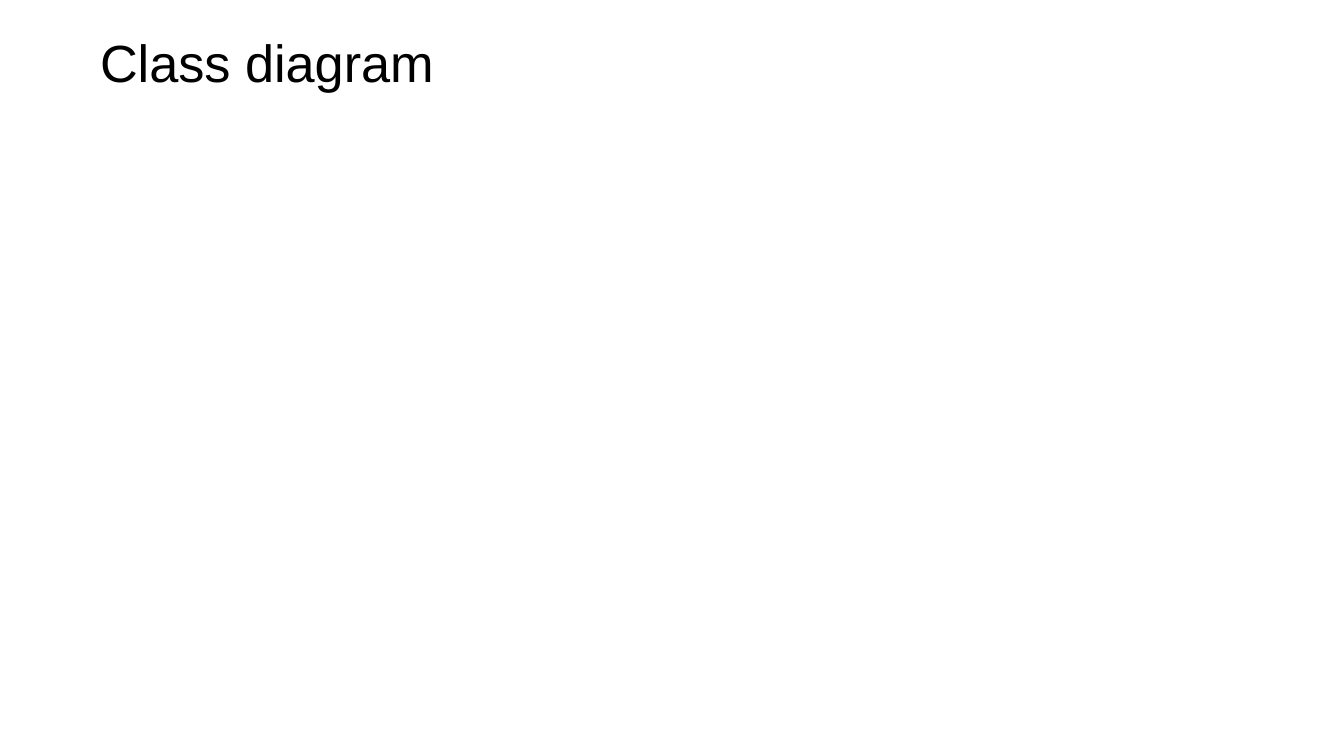
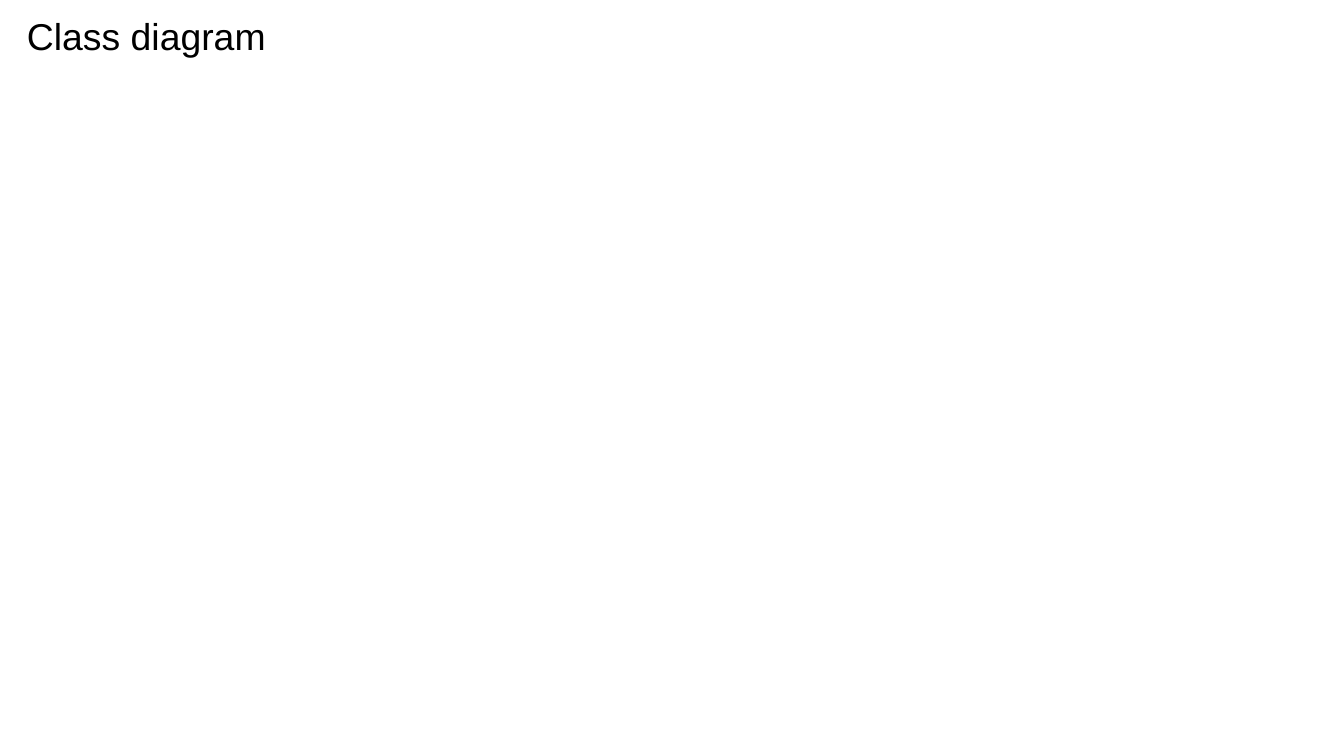
Before and after one commit to tushig11/Auction-Framework, a slide deck: slide 5 of Auction Framework.pptx. Drawn at 1344x756 pixels with LibreOffice and Linux fonts; fonts in the diff are those of the drawing; background and template pictures are left out. Boxes give left, top, right and bottom in pixels: in the first picture for what was removed or moved away, otherwise in the second. Text is boxed around its words. In the diff, an @@ line names an element or a change of style, - is before the commit and + after.

Commit message:
Class diagram little fixed

```diff
--- a/Auction Framework.pptx
+++ b/Auction Framework.pptx
@@ title "Class diagram": place and size @@
-title "Class diagram" at [100, 44, 434, 93]
+title "Class diagram" at [27, 23, 266, 58]
@@ title "Class diagram" at [27, 23, 266, 58]: size 28 to 20 pt @@
```
Also in this commit, not shown: 4 other files.
